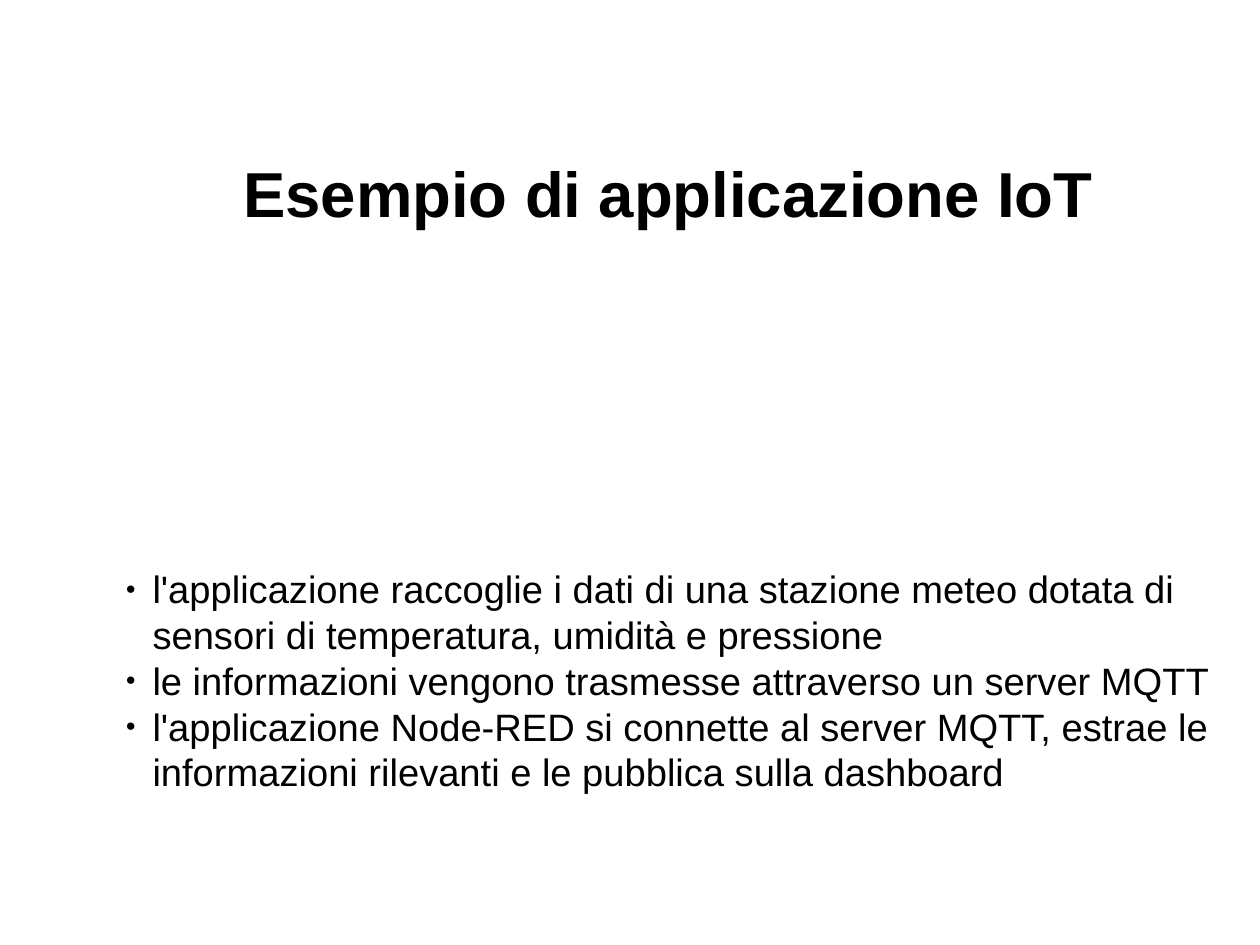
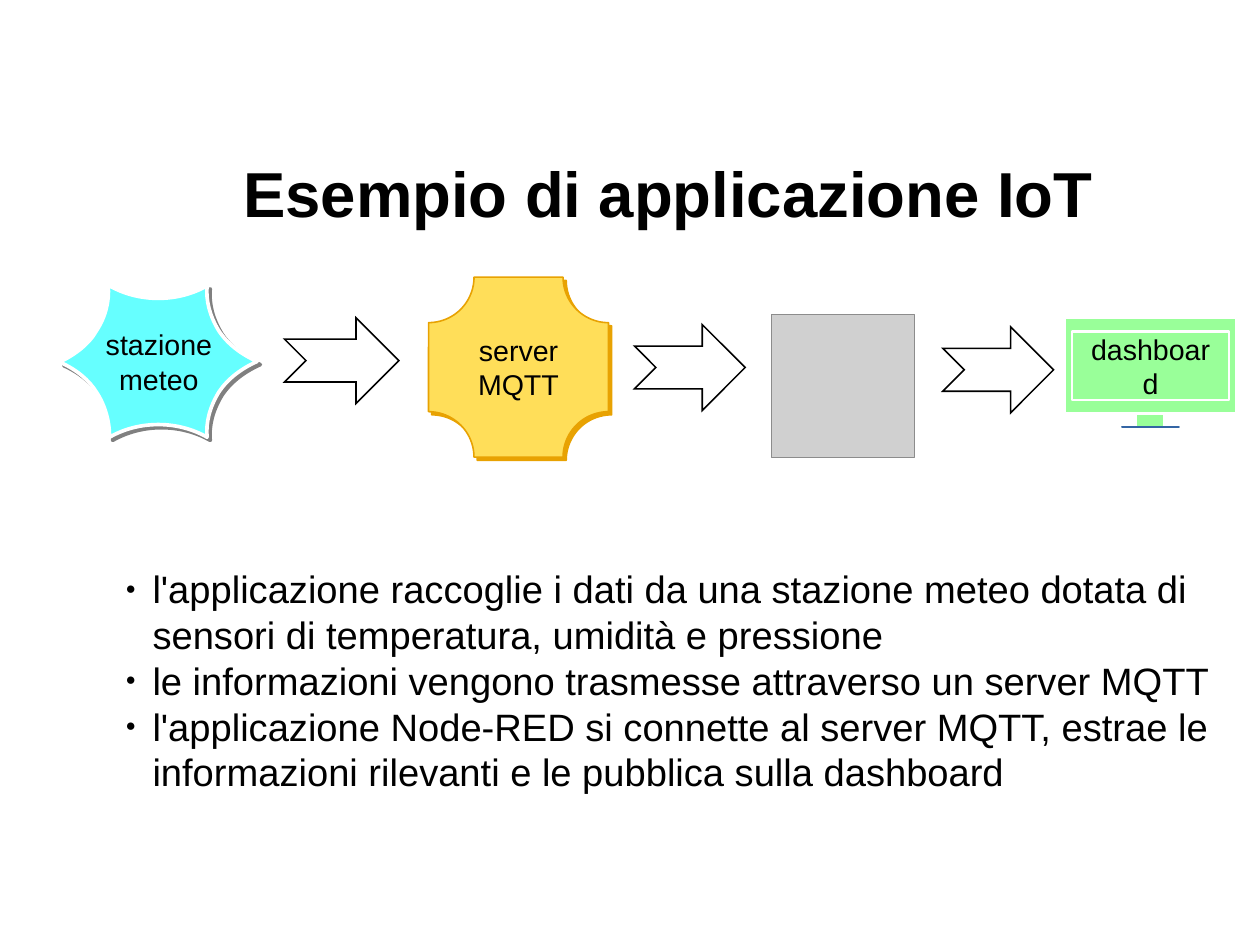
Before and after one commit to davideancona/minicorsiRAISE, a slide deck: slide 10 of iot/NodeRED.odp. Drawn at 1260x945 pixels with LibreOffice and Linux fonts; fonts in the diff are those of the drawing; grey boxes stand for pictures. Boxes give left, top, right and bottom in pixels: in the first picture for what was removed or moved away, otherwise in the second. Text is boxed around its words. In the diff, an @@ line names an element or a change of style, - is before the commit and + after.

```diff
--- a/iot/NodeRED.odp
+++ b/iot/NodeRED.odp
@@ freeform shape added at box(61, 286, 257, 437), fill #66FFFF, outline #FFFFFF 2.3 pt, 18 pt, text #000000 @@
+stazione meteo
@@ plaque added at box(429, 278, 608, 457), fill #FFDE59, outline #E8A202 0.99 pt, 18 pt, text #000000 @@
+server MQTT
@@ notched right arrow added at box(285, 318, 399, 404), outline #000000 0.99 pt @@
@@ notched right arrow added at box(635, 325, 745, 410), outline #000000 0.99 pt @@
@@ picture added at box(772, 314, 915, 457) @@
@@ notched right arrow added at box(943, 327, 1054, 413), outline #000000 0.99 pt @@
@@ group added at box(1064, 318, 1236, 428): 4 rectangles @@
+dashboard
@@ text at box(153, 575, 1187, 657): text changed @@
-● l'applicazione raccoglie i dati di una stazione meteo dotata di sensori di temperatura, umidità e pressione
+● l'applicazione raccoglie i dati da una stazione meteo dotata di sensori di temperatura, umidità e pressione
```
Also in this commit, not shown: 2 other slides changed, 5 other files.
